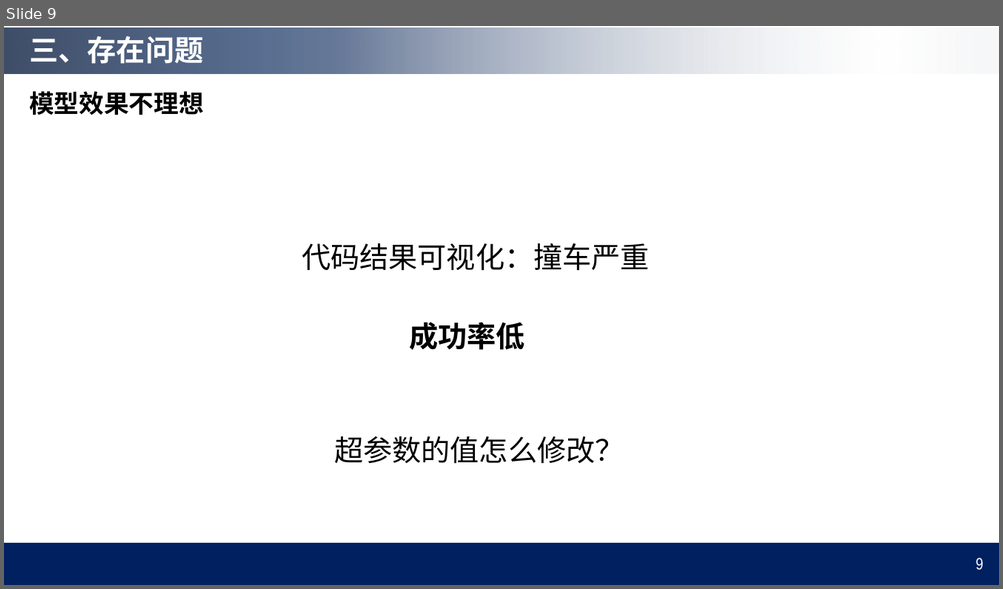
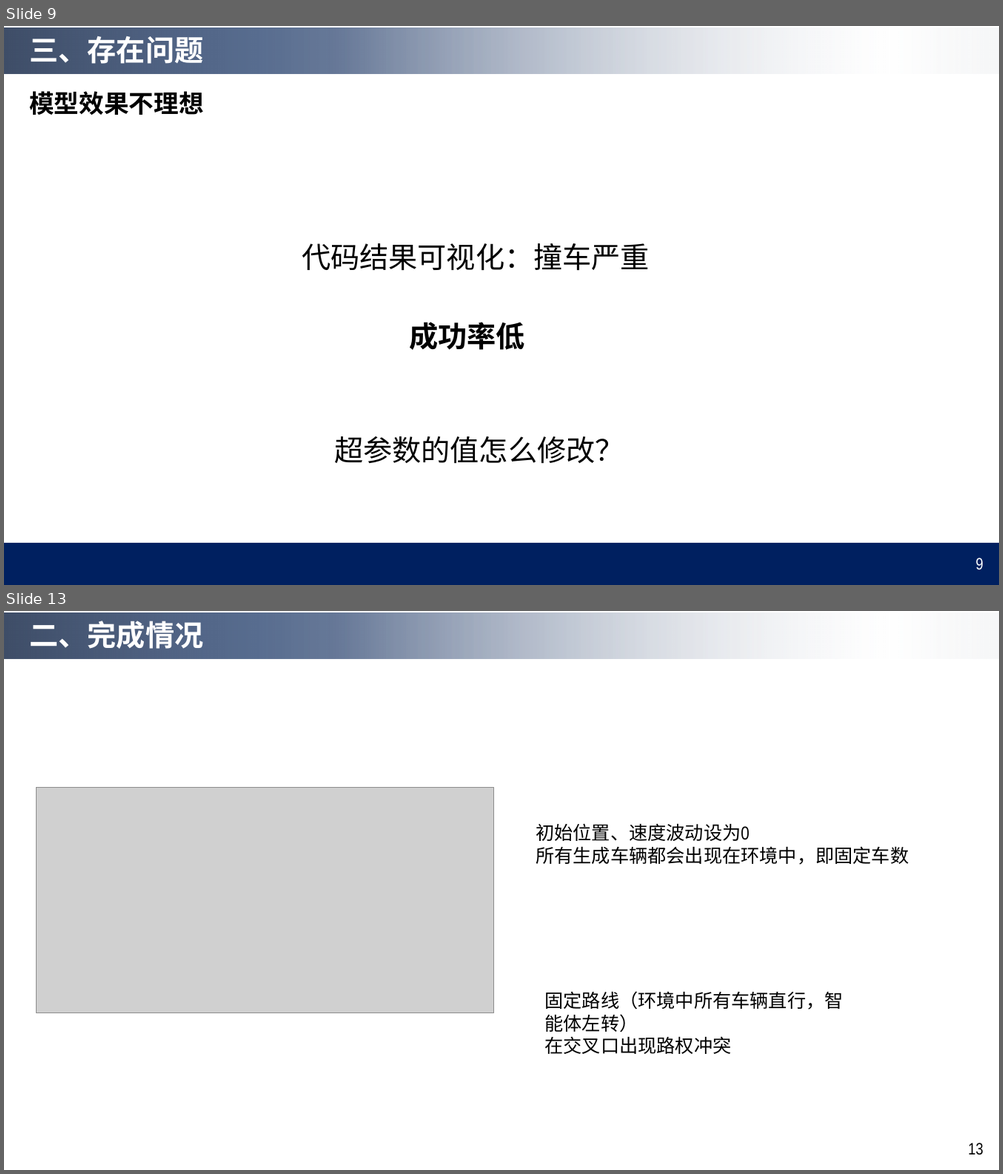
Before and after one commit to QinCheng0928/RL, a slide deck: 组会汇报.pptx. Shown one above the other, each under a label of ours: slide 9 before the commit, slides 9 and 13 after it; the slides between them are not shown. The pictures are 1003x589 and 1003x1174 pixels, drawn with LibreOffice and Linux fonts; fonts in the diff are those of the drawing; grey boxes stand for pictures; background and template pictures are left out. Boxes give left, top, right and bottom in pixels: in the first picture for what was removed or moved away, otherwise in the second. Text is boxed around its words. In the diff, an @@ line names an element or a change of style, - is before the commit and + after.

```diff
--- a/组会汇报.pptx
+++ b/组会汇报.pptx
@@ slide 13 added at (x1=4, y1=611, x2=999, y2=1170), background #FFFFFF; not listed: 1 template element that a slide beside it also shows @@
@@ title added at (x1=29, y1=621, x2=203, y2=649), 28 pt, text #FFFFFF, bold @@
+二、完成情况
@@ picture added at (x1=36, y1=787, x2=493, y2=1013) @@
@@ text added at (x1=535, y1=823, x2=908, y2=865), 18 pt, text #000000 @@
+初始位置、速度波动设为0
+所有生成车辆都会出现在环境中，即固定车数
@@ text added at (x1=544, y1=991, x2=842, y2=1054), 18 pt, text #000000 @@
+固定路线（环境中所有车辆直行，智能体左转）
+在交叉口出现路权冲突
@@ page number added at (x1=967, y1=1143, x2=982, y2=1156), 16 pt, text #000000 @@
+13
```
Also in this commit, not shown: 3 slides changed, 5 other slides added, 2 slides removed.
